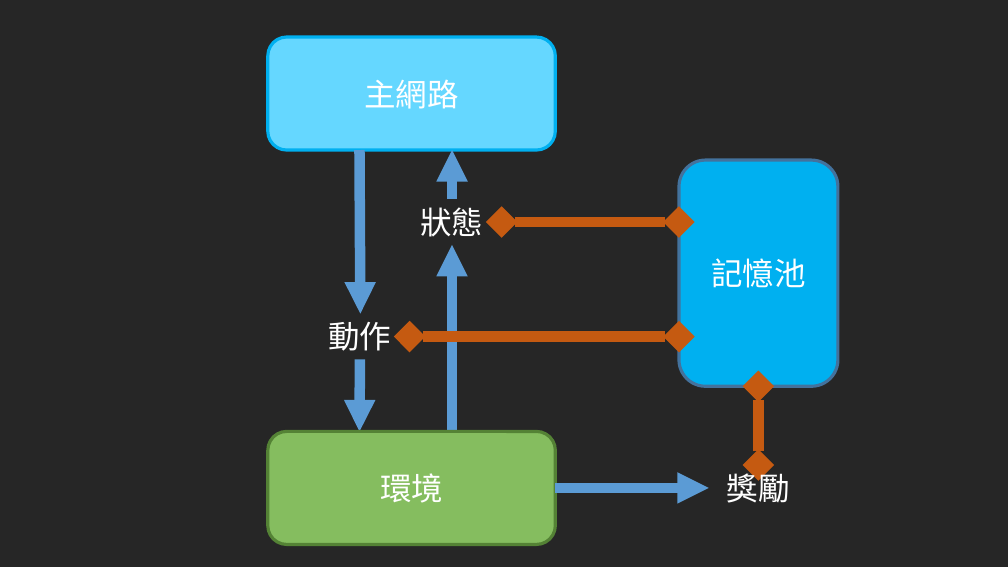
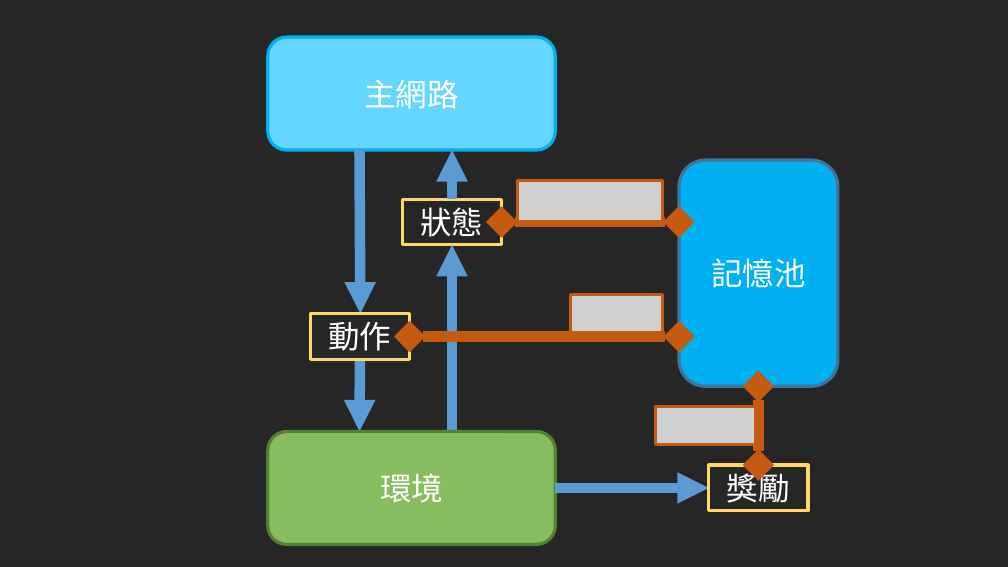
Before and after one commit to toonnyy8/PPT, a slide deck: slide 1 of AI-of-FTG/圖片.pptx. Drawn at 1008x567 pixels with LibreOffice and Linux fonts; fonts in the diff are those of the drawing; grey boxes stand for pictures. Boxes give left, top, right and bottom in pixels: in the first picture for what was removed or moved away, otherwise in the second. Text is boxed around its words. In the diff, an @@ line names an element or a change of style, - is before the commit and + after.

Commit message:
update

```diff
--- a/AI-of-FTG/圖片.pptx
+++ b/AI-of-FTG/圖片.pptx
@@ picture added at (x1=518, y1=181, x2=663, y2=222) @@
@@ picture added at (x1=570, y1=295, x2=663, y2=333) @@
@@ picture added at (x1=656, y1=407, x2=756, y2=445) @@
@@ 3 rectangles moved together from (x1=328, y1=207, x2=790, y2=503) to (x1=310, y1=199, x2=808, y2=511) @@
@@ outline none to #FFD966 3 pt in 3 elements at (x1=402, y1=199, x2=501, y2=245), (x1=310, y1=314, x2=409, y2=360), (x1=709, y1=465, x2=808, y2=511) @@
```
Also in this commit, not shown: 1 other slide changed, 3 slides added.
